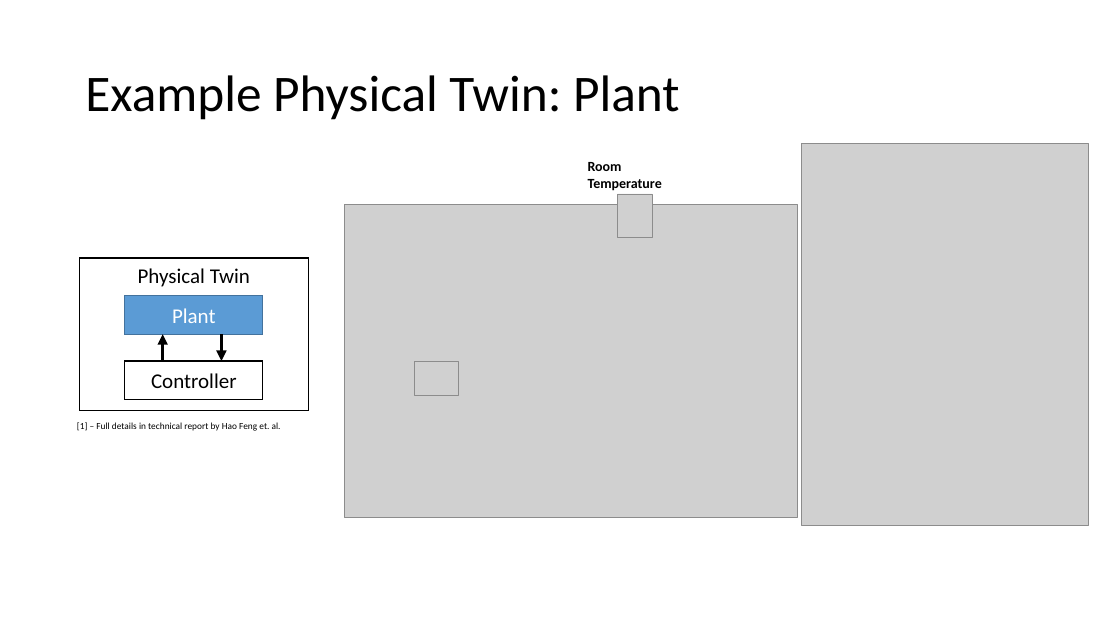
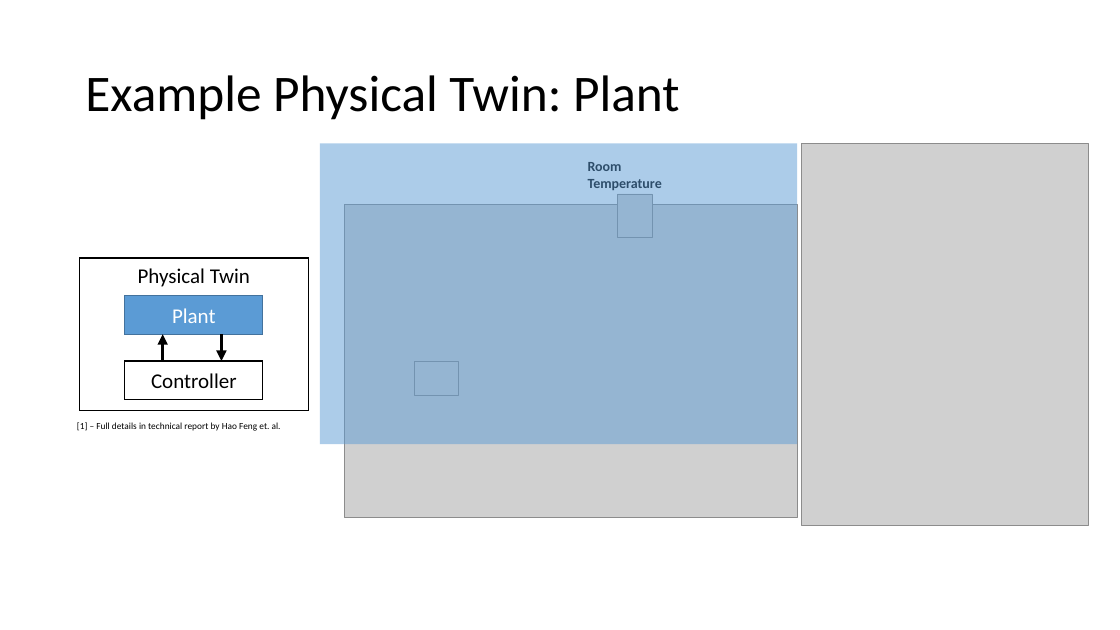
Before and after one commit to INTO-CPS-Association/example_digital-twin_incubator, a slide deck: slide 4 of notes/presentations/DigitLunch_17_December.pptx. Drawn at 1120x630 pixels with LibreOffice and Linux fonts; fonts in the diff are those of the drawing; grey boxes stand for pictures. Boxes give left, top, right and bottom in pixels: in the first picture for what was removed or moved away, otherwise in the second. Text is boxed around its words. In the diff, an @@ line names an element or a change of style, - is before the commit and + after.

```diff
--- a/notes/presentations/DigitLunch_17_December.pptx
+++ b/notes/presentations/DigitLunch_17_December.pptx
@@ rectangle added at (320,144,797,444), fill #5B9BD5 at 50% opacity @@
```
Also in this commit, not shown: 6 other slides changed, 1 other file.
